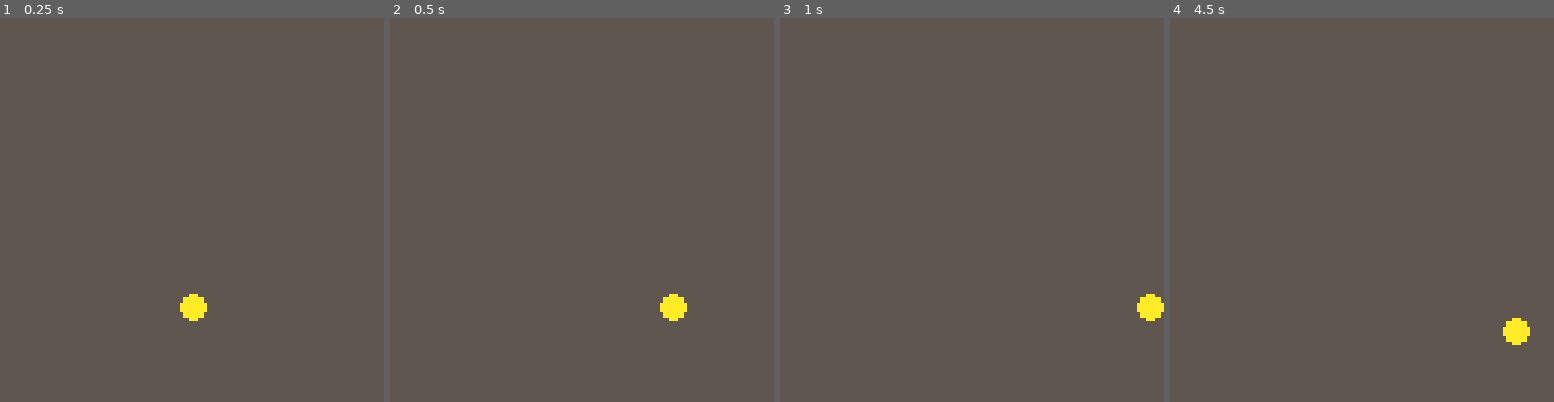
Above: before the commit, frames 1-4 (left to right).
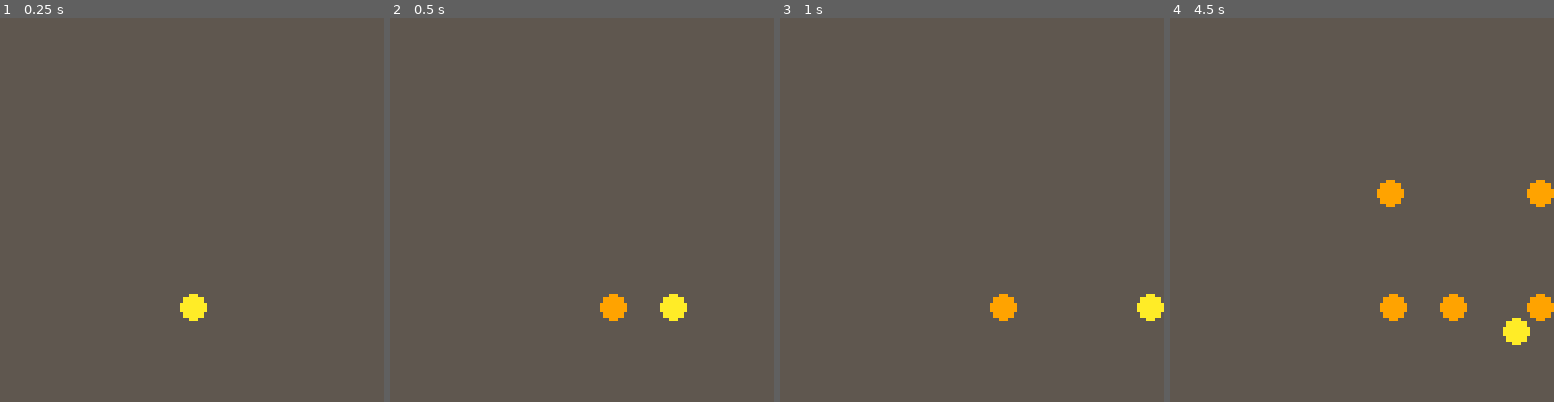
Above: after the commit, the same moments.

Repository: beetrootpaul/avoid-your-past
Game: PICO-8 cartridge mini-jam-111.p8
The game is run twice, just before and just after one commit, with the same random seed, the same clock (stepped at 60 frames per second) and the same inputs.
Inputs:
- Up to frame 1 (0.25 s): no input
- Up to frame 2 (0.5 s): tap X (X key) at 0.33 s
- Up to frame 3 (1 s): tap O (Z key) at 0.7 s
- Up to frame 4 (4.5 s): tap X (X key) at 1.07, 1.85, 2.97, 4.08 s; hold Right 1.6-2.1 s; tap O (Z key) every 0.4 s from 1.7 to 4.1 s; hold Up 2.15-2.42 s; hold Right 2.47-3.03 s; hold Left 3.08-3.58 s; hold Down 3.63-3.97 s; hold Right from 4.02 s (still down)

Frame 1 is identical in both runs. In frame 2, 0.4% of the frame differs, in the area x 54-62%, y 71-79%; in frame 3, 0.4%; in frame 4, 1.9%, in the area x 53-100%, y 42-79%.

Commit message:
player is followed by chain of memories, new one on each X press

Diff:
--- a/mini-jam-111.p8
+++ b/mini-jam-111.p8
@@ -7,6 +7,8 @@
 #include src/utils.lua
 
 #include src/player.lua
+#include src/memory.lua
+#include src/memory_chain.lua
 
 #include src/main.lua
 
--- a/src/main.lua
+++ b/src/main.lua
@@ -1,9 +1,12 @@
 u = new_utils()
 
 local player = new_player({
-    x = u.screen_edge_length * 1/4,
-    y = u.screen_edge_length * 3/4,
+    x = u.screen_edge_length * 1 / 4,
+    y = u.screen_edge_length * 3 / 4,
+    memory = nil,
 })
+
+local memory_chain = new_memory_chain()
 
 function _init()
 end
@@ -21,10 +24,20 @@
     if btnp(u.buttons.d) then
         player.direct_down()
     end
-    player.move_1_frame()
+    if btnp(u.buttons.x) then
+        local last_memory = memory_chain.last_memory_or_player(player)
+        last_memory.memory = new_memory({ origin = last_memory })
+    end
+    player.move()
+    memory_chain.for_each_memory_in_order(player, function(memory)
+        memory.follow_origin()
+    end)
 end
 
 function _draw()
     cls(u.colors.dark_grey)
     player.draw()
+    memory_chain.for_each_memory_in_order(player, function(memory)
+        memory.draw()
+    end)
 end
--- /dev/null
+++ b/src/memory.lua
@@ -0,0 +1,36 @@
+function new_memory(params)
+    local origin = params.origin
+
+    local m = {
+        x = origin.x,
+        y = origin.y,
+        r = origin.r,
+    }
+
+    local delay = 60
+    local origin_state_buffer = {}
+    local origin_state_buffer_index = 0
+
+    m.follow_origin = function()
+        origin_state_buffer[origin_state_buffer_index] = {
+            x = origin.x,
+            y = origin.y,
+            r = origin.r,
+        }
+
+        local delayed_state = origin_state_buffer[(origin_state_buffer_index - delay) % (delay + 1)]
+        if delayed_state then
+            m.x = delayed_state.x
+            m.y = delayed_state.y
+            m.r = delayed_state.r
+        end
+
+        origin_state_buffer_index = (origin_state_buffer_index + 1) % (delay + 1)
+    end
+
+    m.draw = function()
+        circfill(m.x, m.y, m.r, u.colors.orange)
+    end
+
+    return m;
+end
--- /dev/null
+++ b/src/memory_chain.lua
@@ -0,0 +1,21 @@
+function new_memory_chain()
+    local memory_chain = {}
+
+    memory_chain.last_memory_or_player = function(player)
+        local last_memory = player
+        while last_memory.memory do
+            last_memory = last_memory.memory
+        end
+        return last_memory
+    end
+
+    memory_chain.for_each_memory_in_order = function(player, callback)
+        local processed_memory = player
+        while processed_memory.memory do
+            callback(processed_memory.memory)
+            processed_memory = processed_memory.memory
+        end
+    end
+
+    return memory_chain;
+end
--- a/src/player.lua
+++ b/src/player.lua
@@ -1,37 +1,37 @@
 function new_player(params)
-    local r = 4
+    local p = {
+        x = params.x,
+        y = params.y,
+        r = 4,
+    }
+
     local default_speed = 2
     local dx = default_speed
     local dy = 0
 
-    local player = {
-        x = params.x,
-        y = params.y,
-    }
-
-    player.direct_left = function()
+    p.direct_left = function()
         dx, dy = -default_speed, 0
     end
-    player.direct_right = function()
+    p.direct_right = function()
         dx, dy = default_speed, 0
     end
-    player.direct_up = function()
+    p.direct_up = function()
         dx, dy = 0, -default_speed
     end
-    player.direct_down = function()
+    p.direct_down = function()
         dx, dy = 0, default_speed
     end
 
-    player.move_1_frame = function()
-        player.x = player.x + dx
-        player.y = player.y + dy
-        player.x = mid(r, player.x, u.screen_edge_length - r - 1)
-        player.y = mid(r, player.y, u.screen_edge_length - r - 1)
+    p.move = function()
+        p.x = p.x + dx
+        p.y = p.y + dy
+        p.x = mid(p.r, p.x, u.screen_edge_length - p.r - 1)
+        p.y = mid(p.r, p.y, u.screen_edge_length - p.r - 1)
     end
 
-    player.draw = function()
-        circfill(player.x, player.y, r, u.colors.yellow)
+    p.draw = function()
+        circfill(p.x, p.y, p.r, u.colors.yellow)
     end
 
-    return player;
+    return p;
 end
